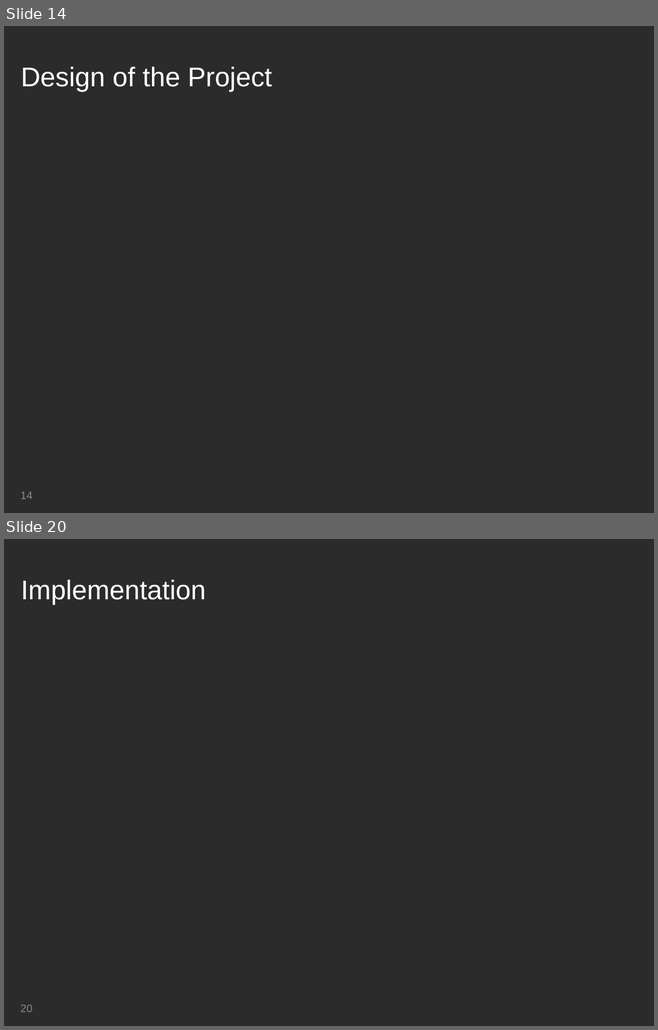
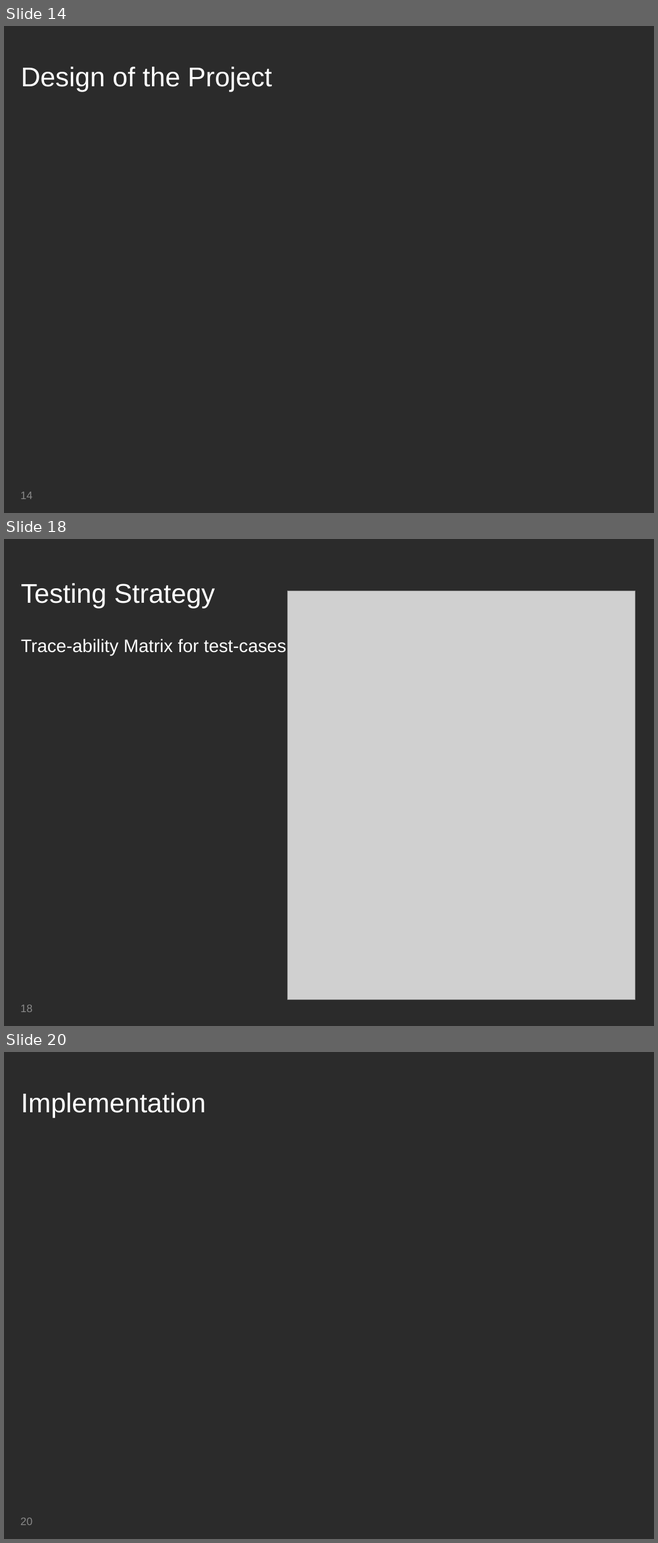
Before and after one commit to MissNanLankwtosh/mateuszgolabc, a slide deck: Presentation/Group Presentation - Csaba.ppt. Shown one above the other, each under a label of ours: slides 14 and 20 before the commit, slides 14, 18 and 20 after it; the slides between them are not shown. The pictures are 658x1030 and 658x1543 pixels, drawn with LibreOffice and Linux fonts; fonts in the diff are those of the drawing; grey boxes stand for pictures; background and template pictures are left out; a plain dark background stands for a picture behind light text. Boxes give left, top, right and bottom in pixels: in the first picture for what was removed or moved away, otherwise in the second. Text is boxed around its words. In the diff, an @@ line names an element or a change of style, - is before the commit and + after.

```diff
--- a/Presentation/Group Presentation - Csaba.ppt
+++ b/Presentation/Group Presentation - Csaba.ppt
@@ slide 18 added at [4, 539, 654, 1026], background picture (left out); not listed: 1 template element that a slide beside it also shows @@
@@ title added at [21, 583, 286, 656], 20 pt, text #FFFFFF @@
+Testing Strategy
+Trace-ability Matrix for test-cases
@@ picture added at [287, 591, 635, 1000] @@
@@ page number added at [20, 1005, 32, 1012], 12 pt, text #898989 @@
+18
```
Also in this commit, not shown: 1 slide changed, 3 other slides added, 4 slides removed.
